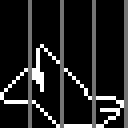
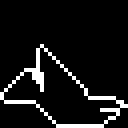
Revision of a layered 128px x 128px image; what changed, layer by layer:
hid "Raster" over [28,0,128,128]
